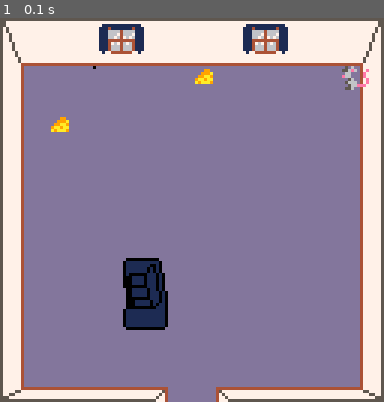
Above: before the commit, frame 1.
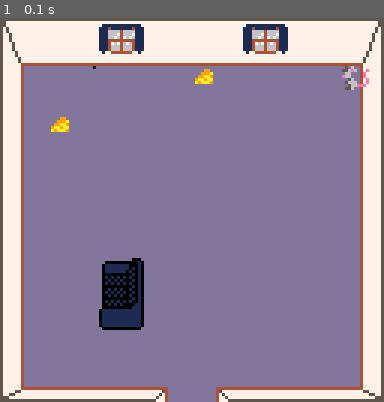
Above: after the commit, the same moment.

Repository: colececil/ant-n-mouse-house
Game: PICO-8 cartridge ant_simulator_2026.p8
Two runs of this game, one before a commit and one after it. Both use one fixed random seed, a clock stepped at 60 frames per second and the inputs below.
Inputs:
- Up to frame 1 (0.1 s): no input

The runs differ from the first frame. In frame 1, 2.6% of the frame differs, in the area x 25-44%, y 62-82%.

Commit message:
Fix leftover pheromone issues and touch up couch

Diff:
--- a/ant_simulator_2026.p8
+++ b/ant_simulator_2026.p8
@@ -170,8 +170,10 @@
  local phrmn_angle
  if count_pairs(phrmn_angles) >
    0 then
+  local food_id = rnd_key(
+     phrmn_angles)
   phrmn_angle =
-    rnd(phrmn_angles)
+    phrmn_angles[food_id]
  end
 
  local home = get_ant_hole_pos()
@@ -239,8 +241,10 @@
     ant)
   if count_pairs(phrmn_angles) >
     0 then
+   local food_id = rnd_key(
+     phrmn_angles)
    phrmn_angle =
-     rnd(phrmn_angles)
+     phrmn_angles[food_id]
   end
   if phrmn_angle != nil then
    ant_angle = phrmn_angle
@@ -759,22 +763,22 @@
  printh("}", "log")
 end
 __gfx__
-00000000000000000000000000000000000000000000000000000000dd00000000000ddddddddddd555555555555555555555555555555555555555500000000
-00000000000000000000000000000000000000000000000000000000d0111111111110dddddddddd777777775577777777777755777777777777777700000000
-00700700000000000000000000000000000000000000000000000000d0111111110010dddddddddd777777775577777777777755771111111111111700000000
-00077000000000000000000000000000000000000000000000000000d0111111101010dddddddddd777777775757777777777575711141111111411100000000
-00077000000000000000000000000000000000000000000000000000d0111111101010dddddddddd777777775757777777777575711166664666611100000000
-00700700000000000000000000000000000000000000000000000000d01000000111010ddddddddd777777775775777777775775711166674666711100000000
-00000000000000000000000000000000000000000000000000000000d00011110111010ddddddddd777777775775777777775775711166764767611100000000
-00000000000000000000000000000000000000000000000000000000d00011110111010ddddddddd777777775775777777775775711144444444411100000000
-00000000000506000000000000000000000000000000000000000000d00011110111010d00000000777777775777577777757775711147674676411100000000
-0000990000556e6000e0000000000000000000000000000000000000d00000000111010d00000000777777775777577777757775711146664666411100000000
-000999a0000660000e00000000000000000000000000000000000000dd0011111011010d00000000777777775777577777757775711146664666411100000000
-0099aa9000e660000e00000000000000000000000000000000000000dd0011111011101000000000777777775777757777577775771774444444771700000000
-09aa9aa00000560000e0000000000000000000000000000000000000dd0011111011101000000000777777775777757777577775777777777777777700000000
-0a9aaa900005666000e0000000000000000000000000000000000000dd0000000011101000000000777777775777775775777775777777777777777700000000
-000000000000566eee00000000000000000000000000000000000000dd0001111101101000000000777777775777775775777775777777777777777700000000
-00000000000556000000000000000000000000000000000000000000dd0001111101011000000000444444445777777447777775444444444444444400000000
+00000000000000000000000000000000000000000000000000000000dddddddddddd000ddddddddd555555555555555555555555555555555555555500000000
+00000000000000000000000000000000000000000000000000000000ddd0000000000010dddddddd777777775577777777777755777777777777777700000000
+00700700000000000000000000000000000000000000000000000000dd01111111100010dddddddd777777775577777777777755771111111111111700000000
+00077000000000000000000000000000000000000000000000000000dd01111111101010dddddddd777777775757777777777575711141111111411100000000
+00077000000000000000000000000000000000000000000000000000dd01111111010010dddddddd777777775757777777777575711166664666611100000000
+00700700000000000000000000000000000000000000000000000000dd00000000001010dddddddd777777775775777777775775711166674666711100000000
+00000000000000000000000000000000000000000000000000000000dd01010101010010dddddddd777777775775777777775775711166764767611100000000
+00000000000000000000000000000000000000000000000000000000dd00101010001010dddddddd777777775775777777775775711144444444411100000000
+00000000000506000000000000000000000000000000000000000000dd0101010101001000000000777777775777577777757775711147674676411100000000
+0000990000556e6000e0000000000000000000000000000000000000dd0000000000101000000000777777775777577777757775711146664666411100000000
+000999a0000660000e00000000000000000000000000000000000000dd0010101001001000000000777777775777577777757775711146664666411100000000
+0099aa9000e660000e00000000000000000000000000000000000000dd0101010100101000000000777777775777757777577775771774444444771700000000
+09aa9aa00000560000e0000000000000000000000000000000000000dd0010101001001000000000777777775777757777577775777777777777777700000000
+0a9aaa900005666000e0000000000000000000000000000000000000dd0000000000101000000000777777775777775775777775777777777777777700000000
+000000000000566eee00000000000000000000000000000000000000dd0101010101001000000000777777775777775775777775777777777777777700000000
+00000000000556000000000000000000000000000000000000000000dd0010101000011000000000444444445777777447777775444444444444444400000000
 00000000000000000000000000000000000000000000000000000000dd0000000000111000000000000000005777777447777775000000000000000000000000
 00000000000000000000000000000000000000000000000000000000d01111111111111000000000000000005777777447777775000000000000000000000000
 00000000000000000000000000000000000000000000000000000000d01111111111111000000000000000005777777447777775000000000000000000000000
@@ -935,9 +939,9 @@
 2b09090909090909090909090909092c00000000000000000000000000000000000000000000000000000000000000000000000000000000000000000000000000000000000000000000000000000000000000000000000000000000000000000000000000000000000000000000000000000000000000000000000000000000
 2b09090909090909090909090909092c00000000000000000000000000000000000000000000000000000000000000000000000000000000000000000000000000000000000000000000000000000000000000000000000000000000000000000000000000000000000000000000000000000000000000000000000000000000
 2b09090909090909090909090909092c00000000000000000000000000000000000000000000000000000000000000000000000000000000000000000000000000000000000000000000000000000000000000000000000000000000000000000000000000000000000000000000000000000000000000000000000000000000
-2b09090909070809090909090909092c00000000000000000000000000000000000000000000000000000000000000000000000000000000000000000000000000000000000000000000000000000000000000000000000000000000000000000000000000000000000000000000000000000000000000000000000000000000
-2b09090909171809090909090909092c00000000000000000000000000000000000000000000000000000000000000000000000000000000000000000000000000000000000000000000000000000000000000000000000000000000000000000000000000000000000000000000000000000000000000000000000000000000
-2b09090909272809090909090909092c00000000000000000000000000000000000000000000000000000000000000000000000000000000000000000000000000000000000000000000000000000000000000000000000000000000000000000000000000000000000000000000000000000000000000000000000000000000
+2b09090907080909090909090909092c00000000000000000000000000000000000000000000000000000000000000000000000000000000000000000000000000000000000000000000000000000000000000000000000000000000000000000000000000000000000000000000000000000000000000000000000000000000
+2b09090917180909090909090909092c00000000000000000000000000000000000000000000000000000000000000000000000000000000000000000000000000000000000000000000000000000000000000000000000000000000000000000000000000000000000000000000000000000000000000000000000000000000
+2b09090927280909090909090909092c00000000000000000000000000000000000000000000000000000000000000000000000000000000000000000000000000000000000000000000000000000000000000000000000000000000000000000000000000000000000000000000000000000000000000000000000000000000
 2b09090909090909090909090909092c00000000000000000000000000000000000000000000000000000000000000000000000000000000000000000000000000000000000000000000000000000000000000000000000000000000000000000000000000000000000000000000000000000000000000000000000000000000
 2b09090909090909090909090909092c00000000000000000000000000000000000000000000000000000000000000000000000000000000000000000000000000000000000000000000000000000000000000000000000000000000000000000000000000000000000000000000000000000000000000000000000000000000
 3b3a3a3a3a3a3d09093e3a3a3a3a3a3c00000000000000000000000000000000000000000000000000000000000000000000000000000000000000000000000000000000000000000000000000000000000000000000000000000000000000000000000000000000000000000000000000000000000000000000000000000000
